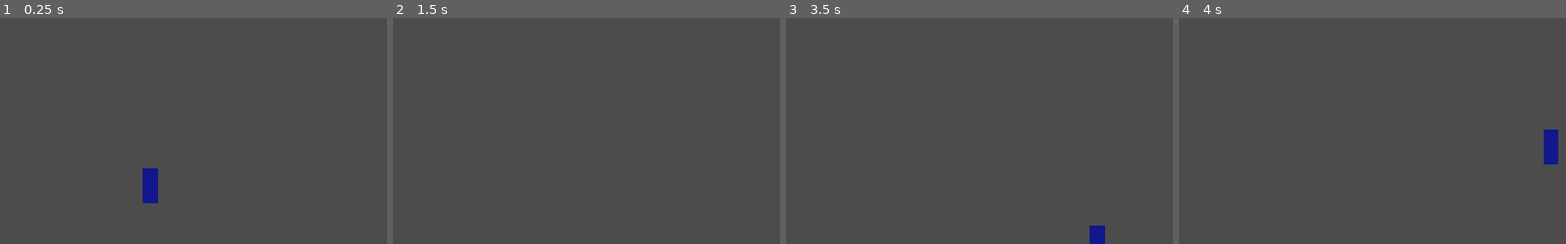
Above: before the commit, frames 1-4 (left to right).
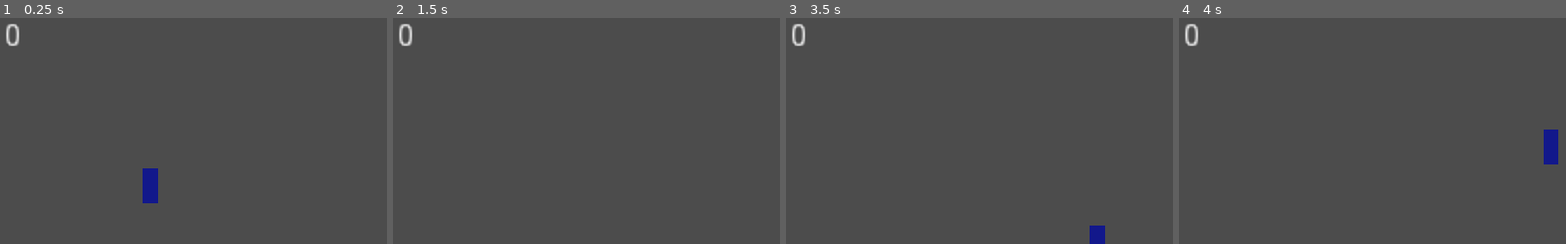
Above: after the commit, the same moments.

Repository: dietrichdaniel/Mario-rip-off
Game: Godot game, scene res://Scenes/Map.tscn
Same seed, same stepped clock (60 frames per second), same inputs: the game is played once before the commit and once after it.
Inputs:
- Up to frame 1 (0.25 s): no input
- Up to frame 2 (1.5 s): hold D (Right) from 0.53 s (still down); tap Space (Jump) at 0.77 s
- Up to frame 3 (3.5 s): tap Space (Jump) at 1.52, 3.02 s; release D (Right) at 2.03 s; hold A (Left) 2.03-2.78 s; hold D (Right) from 2.78 s (still down)
- Up to frame 4 (4 s): keep holding D (Right); tap Space (Jump) at 3.77 s
The pictures show only the part of the screen within x 0-50%, y 0-50%; the shares and areas given below are measured in that part.

The runs differ from the first frame. In frame 1, 0.2% of the frame differs, in the area x 1-6%, y 2-13%; in frame 2, 0.2%; in frame 3, 0.2%; in frame 4, 0.2%.

Commit message:
0.04
Cleaned up the code
Added a coin score label
Players now have a little knockback when stomping enemies
Enemies now drop a Coin and disappear when they die

Diff:
--- a/Node2D.gd
+++ /dev/null
@@ -1,16 +0,0 @@
-extends RigidBody2D
-
-
-# Declare member variables here. Examples:
-# var a = 2
-# var b = "text"
-
-
-# Called when the node enters the scene tree for the first time.
-func _ready():
-	pass # Replace with function body.
-
-
-# Called every frame. 'delta' is the elapsed time since the previous frame.
-#func _process(delta):
-#	pass
--- a/Scenes/Coin.tscn
+++ b/Scenes/Coin.tscn
@@ -7,8 +7,11 @@
 extents = Vector2( 2.5, 4 )
 
 [node name="Coin" type="Area2D"]
-scale = Vector2( 3, 3 )
+scale = Vector2( 2.5, 2.5 )
 script = ExtResource( 2 )
+__meta__ = {
+"_edit_group_": true
+}
 
 [node name="Collision" type="CollisionShape2D" parent="."]
 shape = SubResource( 1 )
--- a/Scenes/Enemy.tscn
+++ b/Scenes/Enemy.tscn
@@ -5,7 +5,7 @@
 
 [sub_resource type="RectangleShape2D" id=1]
 
-[node name="Enemy" type="KinematicBody2D"]
+[node name="Enemy" type="KinematicBody2D" groups=["Enemies"]]
 script = ExtResource( 1 )
 __meta__ = {
 "_edit_group_": true
@@ -21,3 +21,8 @@
 
 [node name="Collision" type="CollisionShape2D" parent="."]
 shape = SubResource( 1 )
+
+[node name="Position2D" type="Position2D" parent="."]
+
+[node name="DeadTimer" type="Timer" parent="."]
+wait_time = 5.0
--- a/Scenes/Map.tscn
+++ b/Scenes/Map.tscn
@@ -6,6 +6,7 @@
 [ext_resource path="res://Scenes/SurpriseBox.tscn" type="PackedScene" id=4]
 [ext_resource path="res://Scripts/Map.gd" type="Script" id=5]
 [ext_resource path="res://Scenes/BreakableBlock.tscn" type="PackedScene" id=6]
+[ext_resource path="res://Scripts/CoinScore.gd" type="Script" id=7]
 
 [sub_resource type="RectangleShape2D" id=1]
 extents = Vector2( 512, 1.5 )
@@ -18,15 +19,6 @@
 
 [node name="Map" type="Node2D"]
 script = ExtResource( 5 )
-
-[node name="BreakableBlock" parent="." instance=ExtResource( 6 )]
-position = Vector2( 454, 376 )
-
-[node name="BreakableBlock2" parent="." instance=ExtResource( 6 )]
-position = Vector2( 484, 376 )
-
-[node name="SurpriseBox" parent="." instance=ExtResource( 4 )]
-position = Vector2( 424, 376 )
 
 [node name="Limits" type="StaticBody2D" parent="."]
 __meta__ = {
@@ -49,6 +41,33 @@
 position = Vector2( 1024.5, 298.5 )
 shape = SubResource( 2 )
 
+[node name="Blocks" type="Node" parent="."]
+
+[node name="SurpriseBox" parent="Blocks" instance=ExtResource( 4 )]
+position = Vector2( 424, 376 )
+
+[node name="BreakableBlock2" parent="Blocks" instance=ExtResource( 6 )]
+position = Vector2( 484, 376 )
+
+[node name="BreakableBlock" parent="Blocks" instance=ExtResource( 6 )]
+position = Vector2( 454, 376 )
+
+[node name="Enemies" type="Node" parent="."]
+
+[node name="Enemy" parent="Enemies" instance=ExtResource( 3 )]
+position = Vector2( 480, 528 )
+
+[node name="Enemy2" parent="Enemies" instance=ExtResource( 3 )]
+position = Vector2( 864, 232 )
+
+[node name="CoinScore" type="Label" parent="."]
+margin_left = 6.0
+margin_top = 7.0
+margin_right = 46.0
+margin_bottom = 21.0
+rect_scale = Vector2( 3, 3 )
+script = ExtResource( 7 )
+
 [node name="Obstacle" type="Sprite" parent="."]
 position = Vector2( 520, 568 )
 texture = ExtResource( 2 )
@@ -63,9 +82,3 @@
 
 [node name="Player" parent="." instance=ExtResource( 1 )]
 position = Vector2( 200, 144 )
-
-[node name="Enemy" parent="." instance=ExtResource( 3 )]
-position = Vector2( 480, 528 )
-
-[node name="Enemy2" parent="." instance=ExtResource( 3 )]
-position = Vector2( 864, 232 )
--- a/Scenes/SurpriseBox.tscn
+++ b/Scenes/SurpriseBox.tscn
@@ -8,6 +8,9 @@
 
 [node name="SurpriseBox" type="StaticBody2D"]
 script = ExtResource( 2 )
+__meta__ = {
+"_edit_group_": true
+}
 
 [node name="Sprite" type="Sprite" parent="."]
 texture = ExtResource( 1 )
--- /dev/null
+++ b/Scripts/CoinScore.gd
@@ -0,0 +1,5 @@
+extends Label
+
+
+func _process(delta):
+	text = String(Global.coin_count)
--- a/Scripts/Enemy.gd
+++ b/Scripts/Enemy.gd
@@ -1,9 +1,11 @@
 extends KinematicBody2D
 
+
 const UP = Vector2(0,-1)
-const GRAVITY = 40
-const MAXFALLSPEED = 1000
+const GRAVITY = Global.GRAVITY
+const MAXFALLSPEED = Global.MAXFALLSPEED
 const SPEED = 80
+const C = preload("res://Scenes/Coin.tscn")
 
 var direction = 1
 var motion = Vector2()
@@ -29,9 +31,17 @@
 			direction = direction * -1
 			$RayCast2D.position.x *= -1
 
+
 func _ready():
 	pass
 
-func dead():
+func _dead():
 	is_dead = true
 	motion = Vector2(0,0)
+	var coin = C.instance()
+	get_parent().get_parent().add_child(coin)
+	coin.global_position = self.global_position
+	queue_free()
+
+#func _disappear():
+#	pass
--- a/Scripts/Global.gd
+++ b/Scripts/Global.gd
@@ -3,5 +3,8 @@
 var coin_collected = false
 var coin_count = 0
 
+const GRAVITY = 40
+const MAXFALLSPEED = 1000
+
 func _ready():
 	pass
--- a/Scripts/Map.gd
+++ b/Scripts/Map.gd
@@ -1,12 +1,13 @@
 extends Node2D
+
+var coin = preload("res://Scenes/Coin.tscn").instance()
 
 
 func _process(delta):
-
+	print(Global.coin_count)
 	if Global.coin_collected == true:
 		Global.coin_count += 1
 		Global.coin_collected = false
 
-
 func _ready():
 	pass
--- a/Scripts/Player.gd
+++ b/Scripts/Player.gd
@@ -1,8 +1,8 @@
 extends KinematicBody2D
 
 const UP = Vector2(0,-1)
-const GRAVITY = 40
-const MAXFALLSPEED = 1000
+const GRAVITY = Global.GRAVITY
+const MAXFALLSPEED = Global.MAXFALLSPEED
 const MAXSPEED = 150
 const JUMPFORCE = 1000
 const ACCEL = 10
@@ -36,8 +36,10 @@
 	motion = move_and_slide(motion,UP)
 
 func _on_Hitbox_body_entered(body):
-	if "Enemy" in body.name:
-		body.dead()
+	if body.is_in_group('Enemies'):
+		body._dead()
+		motion.y = -JUMPFORCE / 2
+
 
 func _on_HitboxUp_body_entered(body):
 	if "SurpriseBox" in body.name:
--- a/Scripts/SurpriseBox.gd
+++ b/Scripts/SurpriseBox.gd
@@ -8,9 +8,4 @@
 	coin.position = $Position2D.global_position
 
 
-	pass # Replace with function body.
-
-
-# Called every frame. 'delta' is the elapsed time since the previous frame.
-#func _process(delta):
-#	pass
+	pass
Not shown: 1 places in Scenes/Map.tscn that only renumber resources
